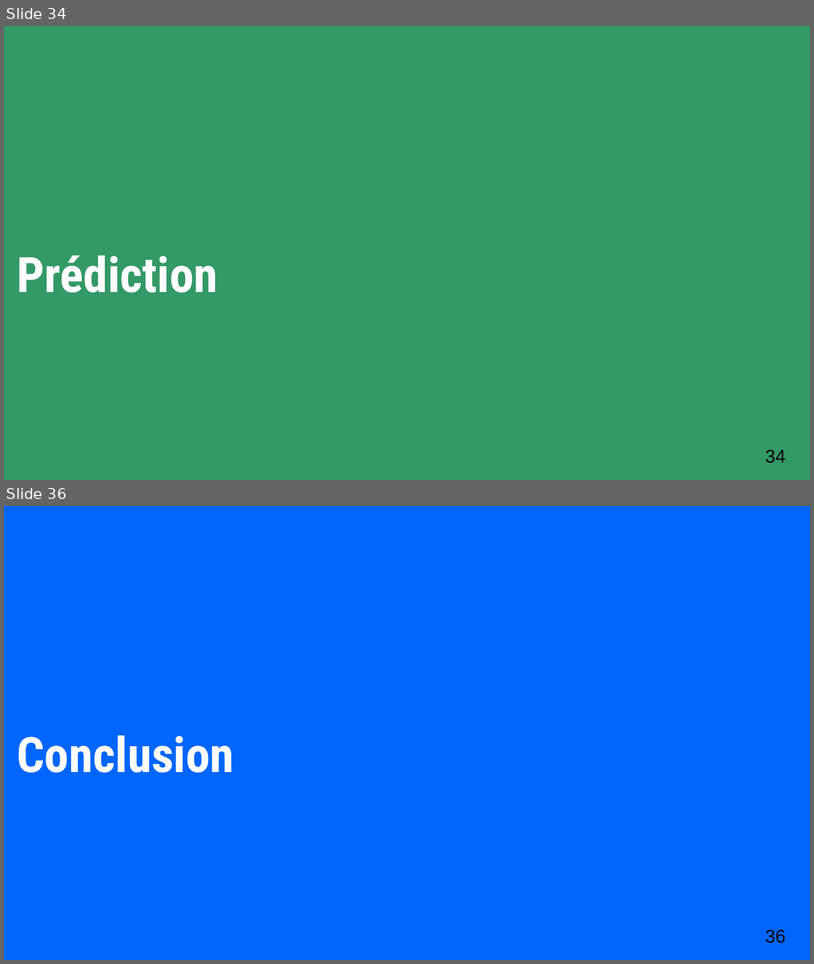
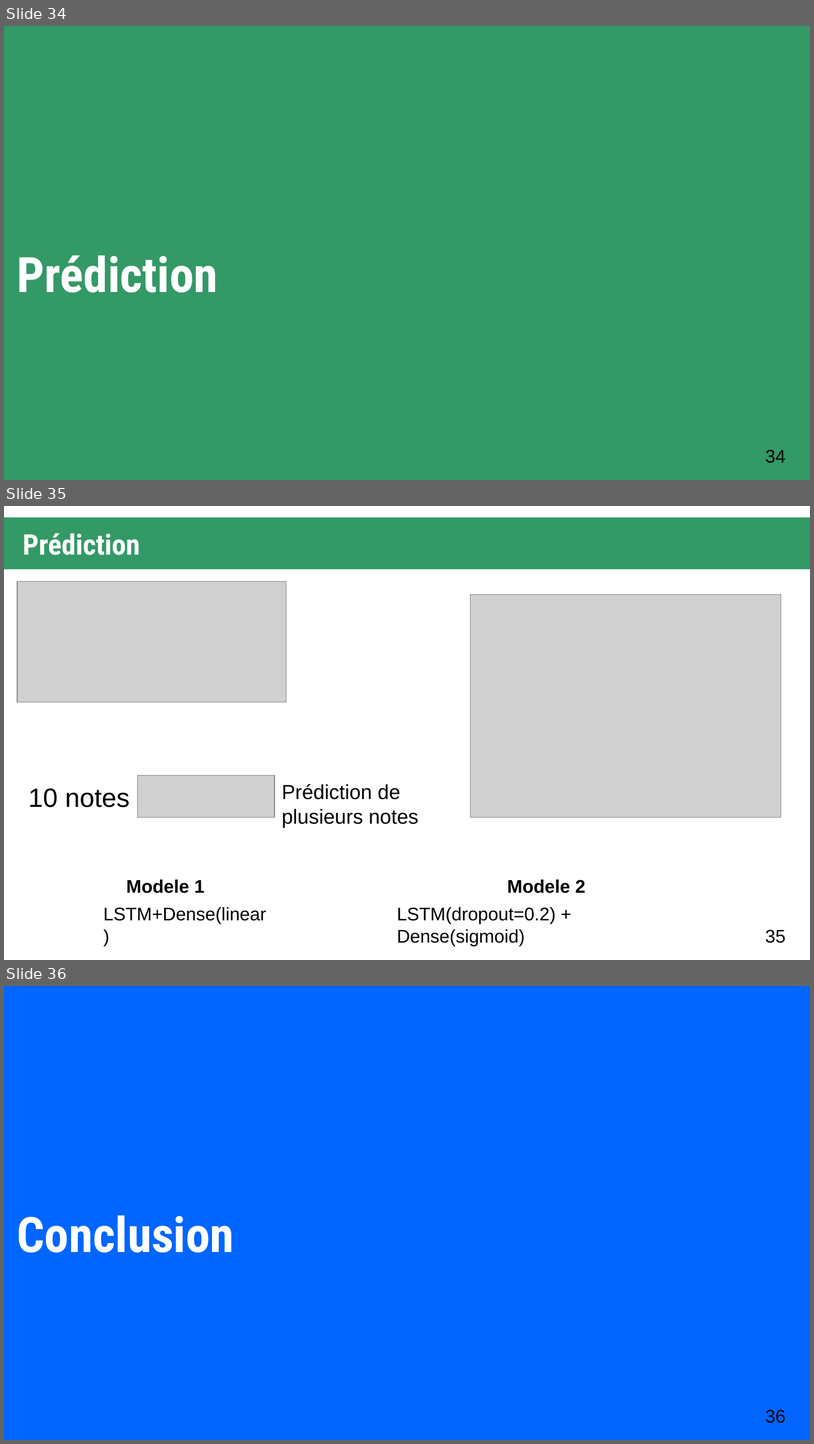
Before and after one commit to XgLsuLzRMy/Composition-Musicale-par-Reseau-de-Neurones, a slide deck: projet.odp. Shown one above the other, each under a label of ours: slides 34 and 36 before the commit, slides 34, 35 and 36 after it; the slides between them are not shown. The pictures are 814x964 and 814x1444 pixels, drawn with LibreOffice and Linux fonts; fonts in the diff are those of the drawing; grey boxes stand for pictures. Boxes give left, top, right and bottom in pixels: in the first picture for what was removed or moved away, otherwise in the second. Text is boxed around its words. In the diff, an @@ line names an element or a change of style, - is before the commit and + after.

```diff
--- a/projet.odp
+++ b/projet.odp
@@ slide 35 added at (x1=4, y1=506, x2=810, y2=960), background #FFFFFF @@
@@ rectangle added at (x1=4, y1=518, x2=810, y2=570), fill #339966 @@
@@ title added at (x1=23, y1=533, x2=140, y2=555), 28 pt, text #FFFFFF, bold @@
+Prédiction
@@ picture added at (x1=17, y1=582, x2=287, y2=702) @@
@@ picture added at (x1=471, y1=595, x2=782, y2=817) @@
@@ picture added at (x1=137, y1=775, x2=275, y2=817) @@
@@ text added at (x1=29, y1=788, x2=130, y2=807), 26 pt, text #000000 @@
+10 notes
@@ text added at (x1=282, y1=784, x2=419, y2=827), 20 pt, text #000000 @@
+Prédiction de plusieurs notes
@@ text added at (x1=126, y1=879, x2=204, y2=893), 18 pt, text #000000, bold @@
+Modele 1
@@ text added at (x1=507, y1=879, x2=586, y2=893), 18 pt, text #000000, bold @@
+Modele 2
@@ text added at (x1=104, y1=907, x2=267, y2=924), 18 pt, text #000000 @@
+LSTM+Dense(linear)
@@ text added at (x1=397, y1=907, x2=556, y2=946), 18 pt, text #000000 @@
+LSTM(dropout=0.2) + Dense(sigmoid)
@@ page number added at (x1=765, y1=929, x2=786, y2=943), 18 pt, text #000000 @@
+35
```
Also in this commit, not shown: 7 slides changed, 1 slide removed.
